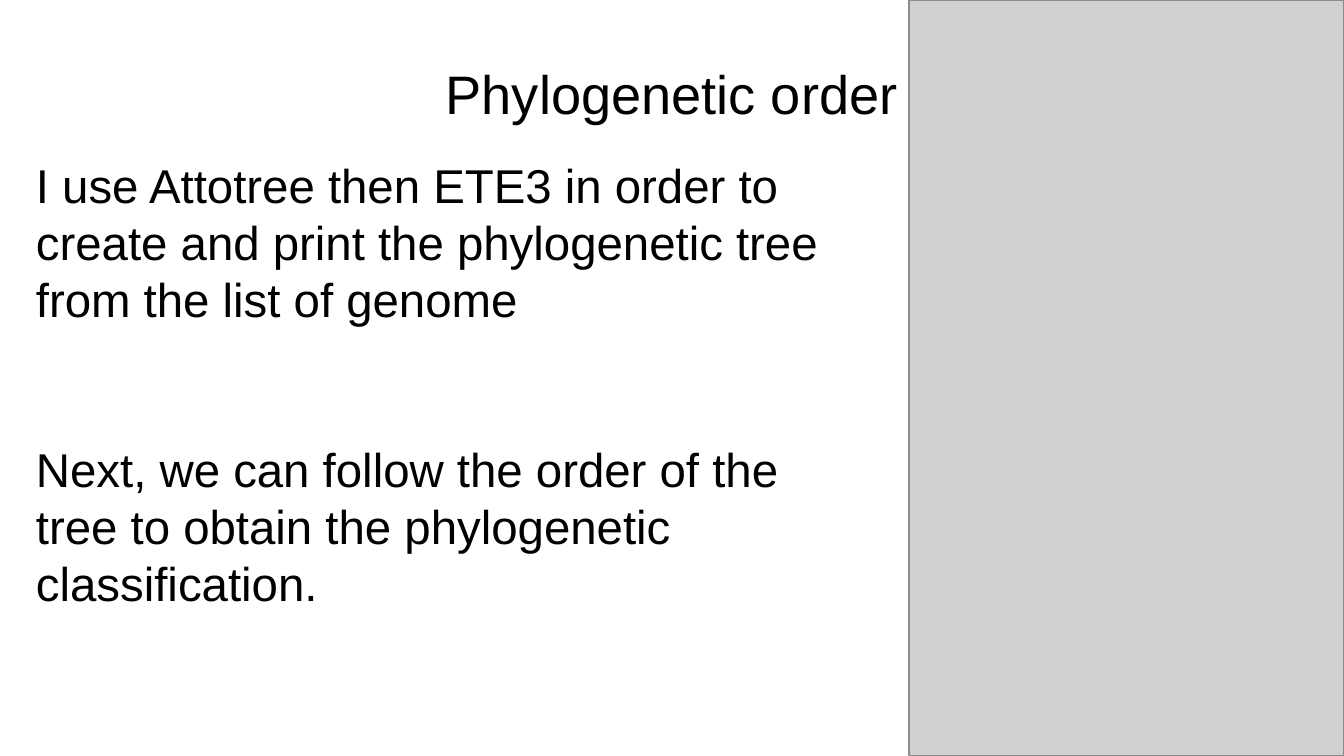
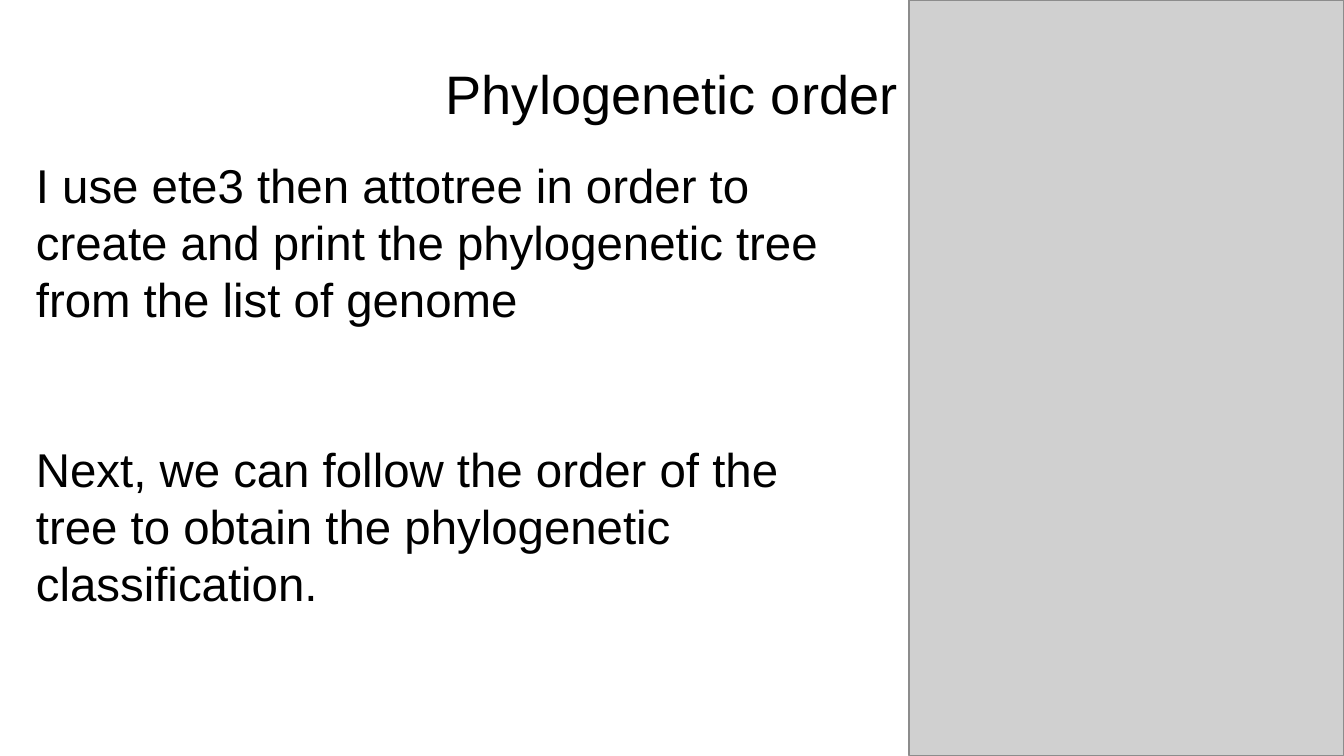
Before and after one commit to AntaoA/Amory_BWT_M1_project_Bioinfo, a slide deck: slide 9 of Diapo.odp. Drawn at 1344x756 pixels with LibreOffice and Linux fonts; fonts in the diff are those of the drawing; grey boxes stand for pictures. Boxes give left, top, right and bottom in pixels: in the first picture for what was removed or moved away, otherwise in the second. Text is boxed around its words. In the diff, an @@ line names an element or a change of style, - is before the commit and + after.

```diff
--- a/Diapo.odp
+++ b/Diapo.odp
@@ text at <box>36,168,818,326</box>: text changed @@
-I use Attotree then ETE3 in order to create and print the phylogenetic tree from the list of genome
+I use ete3 then attotree in order to create and print the phylogenetic tree from the list of genome
```
Also in this commit, not shown: 1 slide added, 1 slide removed, 12 other files.
